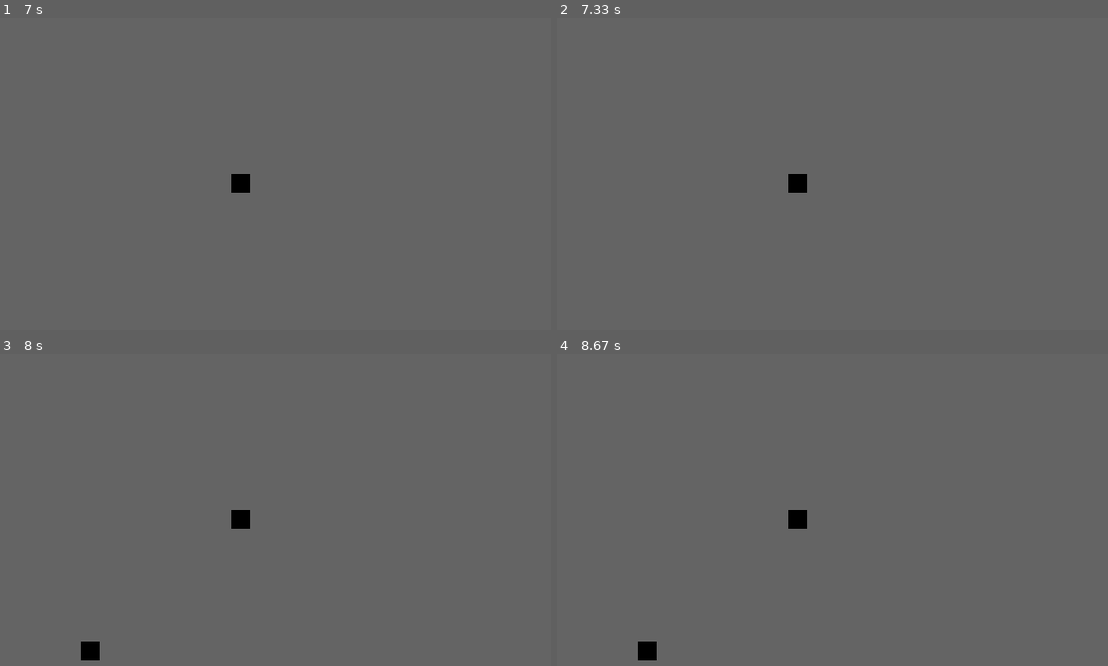
Above: before the commit, frames 1-4 (two rows, left to right).
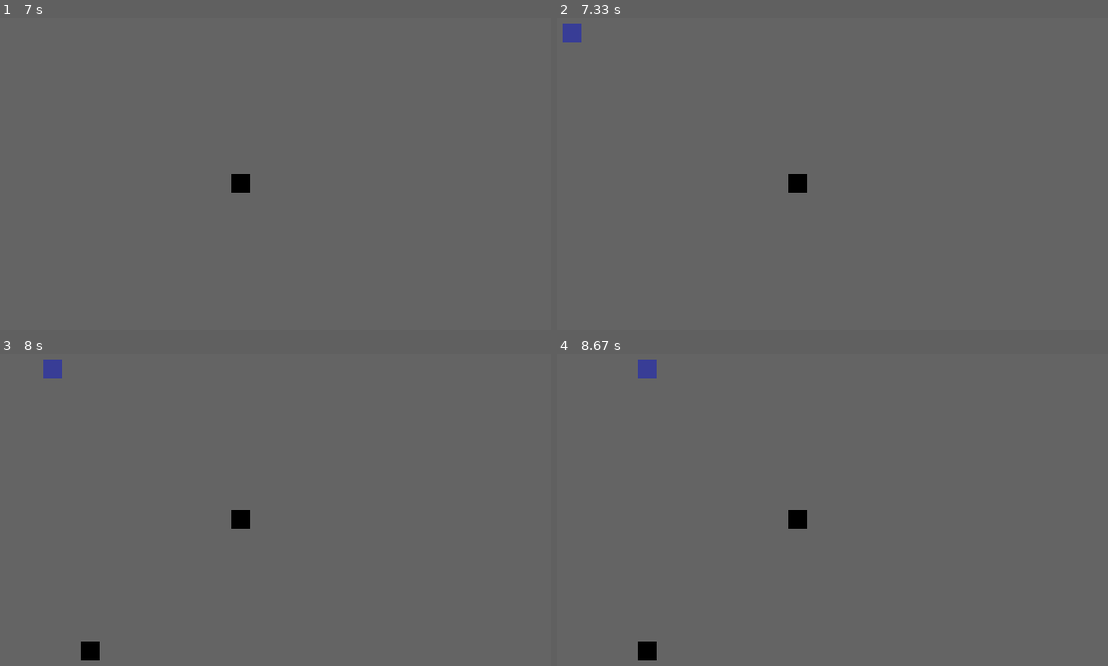
Above: after the commit, the same moments.

Repository: AL-M0ND/computc-pygame
Game: pygame game, started from snake/main.py
Two runs of this game, one before a commit and one after it. Both use one fixed random seed, a clock stepped at 60 frames per second and the inputs below.
Inputs:
- Up to frame 1 (7 s): tap Enter at 0.33 s
- Up to frame 2 (7.33 s): no input
- Up to frame 3 (8 s): no input
- Up to frame 4 (8.67 s): no input

Frame 1 is identical in both runs. In frame 2, 0.2% of the frame differs, in the area x 1-5%, y 1-8%; in frame 3, 0.2%; in frame 4, 0.2%.

Commit message:
added snake to game state, borders connected(global movement), refactored as neccessary

Diff:
--- a/snake/game.py
+++ b/snake/game.py
@@ -1,4 +1,5 @@
 import pygame
+from sprites import snake
 
 
 class Game_state:
@@ -6,6 +7,7 @@
         self.score = 0
         self.food = []
         self.running = True
+        self.snake = snake.Snake()
 
     def get_food(self):
         return self.food
@@ -14,15 +16,48 @@
         for item in self.food:
             pygame.draw.rect(screen, (0, 0, 0), (item.pos["x"], item.pos["y"], 20, 20))
 
-    def test_collision(self, user_snake):
-        if user_snake.head.next is not None:
-            node = user_snake.head.next
+    def test_collision(self):
+        if self.snake.head.next is not None:
+            node = self.snake.head.next
             while node.next is not None:
-                if user_snake.head.pos == node.pos:
+                if self.snake.head.pos == node.pos:
                     self.running = False
                     break
                 node = node.next
+
+        if self.snake.head.pos["x"] > 600:
+            self.snake.head.pos["x"] = 0
+        if self.snake.head.pos["x"] < 0:
+            self.snake.head.pos["x"] = 600
+        if self.snake.head.pos["y"] > 600:
+            self.snake.head.pos["y"] = 0
+        if self.snake.head.pos["y"] < 0:
+            self.snake.head.pos["y"] = 600
+
         for item in self.food:
-            if user_snake.head.pos == item.pos:
-                user_snake.add_segment()
+            if self.snake.head.pos == item.pos:
+                self.snake.add_segment()
                 self.food.remove(item)
+
+    def update_snake(self, screen):
+        node = self.snake.tail.prev
+        while node is not self.snake.head:
+            x = node.pos["x"] = node.prev.pos["x"]
+            y = node.pos["y"] = node.prev.pos["y"]
+            pygame.draw.rect(screen, node.color, (x, y, node.width, node.height))
+            node = node.prev
+
+        if node.direction == "r":
+            node.pos["x"] += node.width
+        if node.direction == "l":
+            node.pos["x"] -= node.width
+        if node.direction == "d":
+            node.pos["y"] += node.width
+        if node.direction == "u":
+            node.pos["y"] -= node.height
+        pygame.draw.rect(screen, self.snake.color, (node.pos["x"], node.pos["y"], node.width, node.height))
+
+    def update_game(self, screen):
+        self.update_snake(screen)
+        self.update_food(screen)
+        self.test_collision()
--- a/snake/main.py
+++ b/snake/main.py
@@ -8,14 +8,14 @@
 state = game.Game_state()
 
 
-def process_input(state, snake):
+def process_input(state):
     for event in pygame.event.get():
         if event.type == pygame.KEYDOWN:
             match event.scancode:
-                case 82 | 26: snake.head.direction = "u"
-                case 81 | 22: snake.head.direction = "d"
-                case 80 | 4: snake.head.direction = "l"
-                case 79 | 7: snake.head.direction = "r"
+                case 82 | 26: state.snake.head.direction = "u"
+                case 81 | 22: state.snake.head.direction = "d"
+                case 80 | 4: state.snake.head.direction = "l"
+                case 79 | 7: state.snake.head.direction = "r"
         if event.type == pygame.QUIT:
             state.running = False
     return True
@@ -29,15 +29,17 @@
 while state.running is True:
 
     screen.fill(background_color)
-    process_input(state, test)
+    process_input(state)
     count += 1
     if count % 9 == 0:
-        new_food = food.Food(state, test)
+        new_food = food.Food(state)
         pygame.draw.rect(screen, (0, 0, 0), (new_food.pos["x"], new_food.pos["y"], 20, 20))
 
-    test.update_snake(screen)
-    state.update_food(screen)
+    state.update_game(screen)
+
+    # test.update_snake(screen)
+    # state.update_food(screen)
+    # state.test_collision(test)
     pygame.display.update()
     pygame.time.delay(300)
-    state.test_collision(test)
     print('--------------')
--- a/snake/sprites/food.py
+++ b/snake/sprites/food.py
@@ -5,11 +5,11 @@
 
 
 class Food:
-    def __init__(self, game_state, user_snake):
+    def __init__(self, state):
         collision = True
         while collision is True:
             self.pos = {"x": random.randrange(0, 601, 20), "y": random.randrange(0, 601, 20)}
-            node = user_snake.head
+            node = state.snake.head
             while node is not None:
                 if self.pos == node.pos:
                     collision = True
@@ -17,4 +17,4 @@
                 elif self.pos != node.pos:
                     collision = False
                     node = node.next
-        game_state.food.append(self)
+        state.food.append(self)
